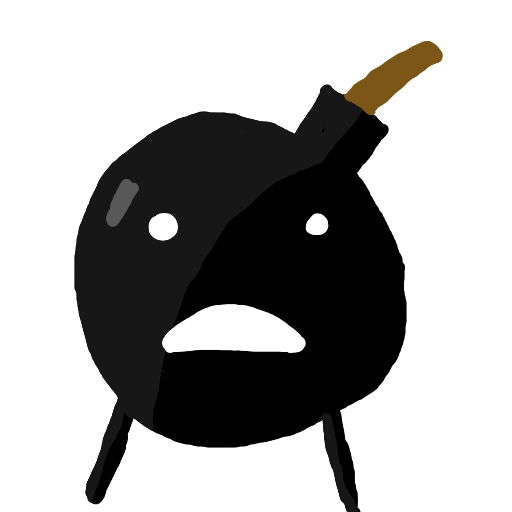
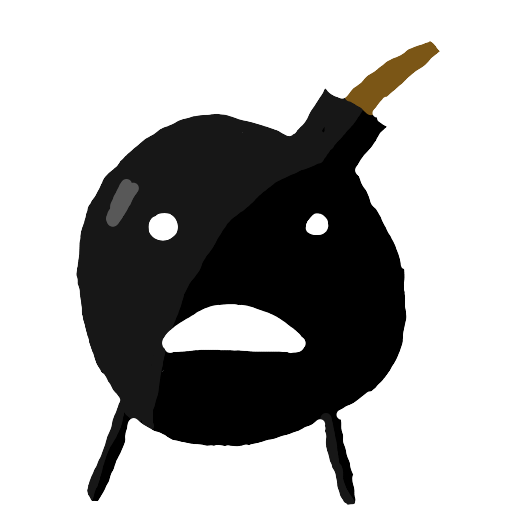
Layers edited between the first and the second 512x512 image:
painted on "Paint Layer 1" over <box>74,41,443,512</box>
